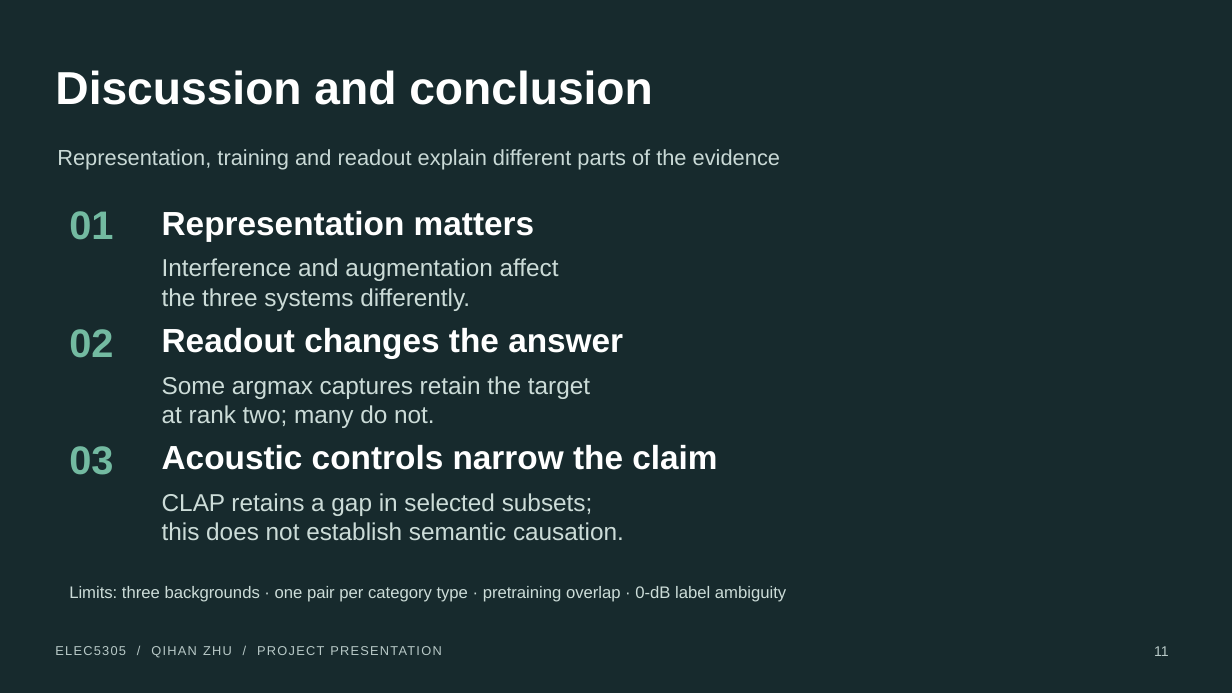
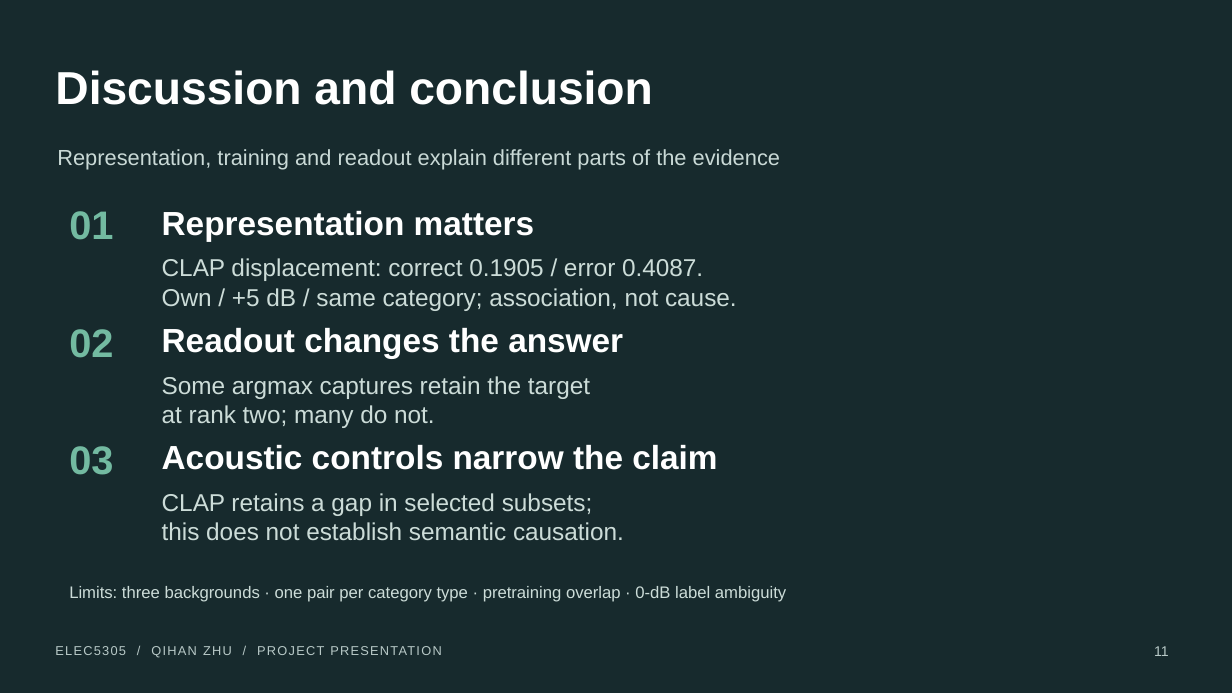
Before and after one commit to Charlie-Uni/elec5305-project-550489593, a slide deck: slide 11 of results/final_submission_20261110/presentation.pptx. Drawn at 1232x693 pixels with LibreOffice and Linux fonts; fonts in the diff are those of the drawing. Boxes give left, top, right and bottom in pixels: in the first picture for what was removed or moved away, otherwise in the second. Text is boxed around its words. In the diff, an @@ line names an element or a change of style, - is before the commit and + after.

```diff
--- a/results/final_submission_20261110/presentation.pptx
+++ b/results/final_submission_20261110/presentation.pptx
@@ text at (x1=162, y1=258, x2=737, y2=311): text changed @@
-Interference and augmentation affect
-the three systems differently.
+CLAP displacement: correct 0.1905 / error 0.4087.
+Own / +5 dB / same category; association, not cause.
```
Also in this commit, not shown: 3 other slides changed, 29 other files.
